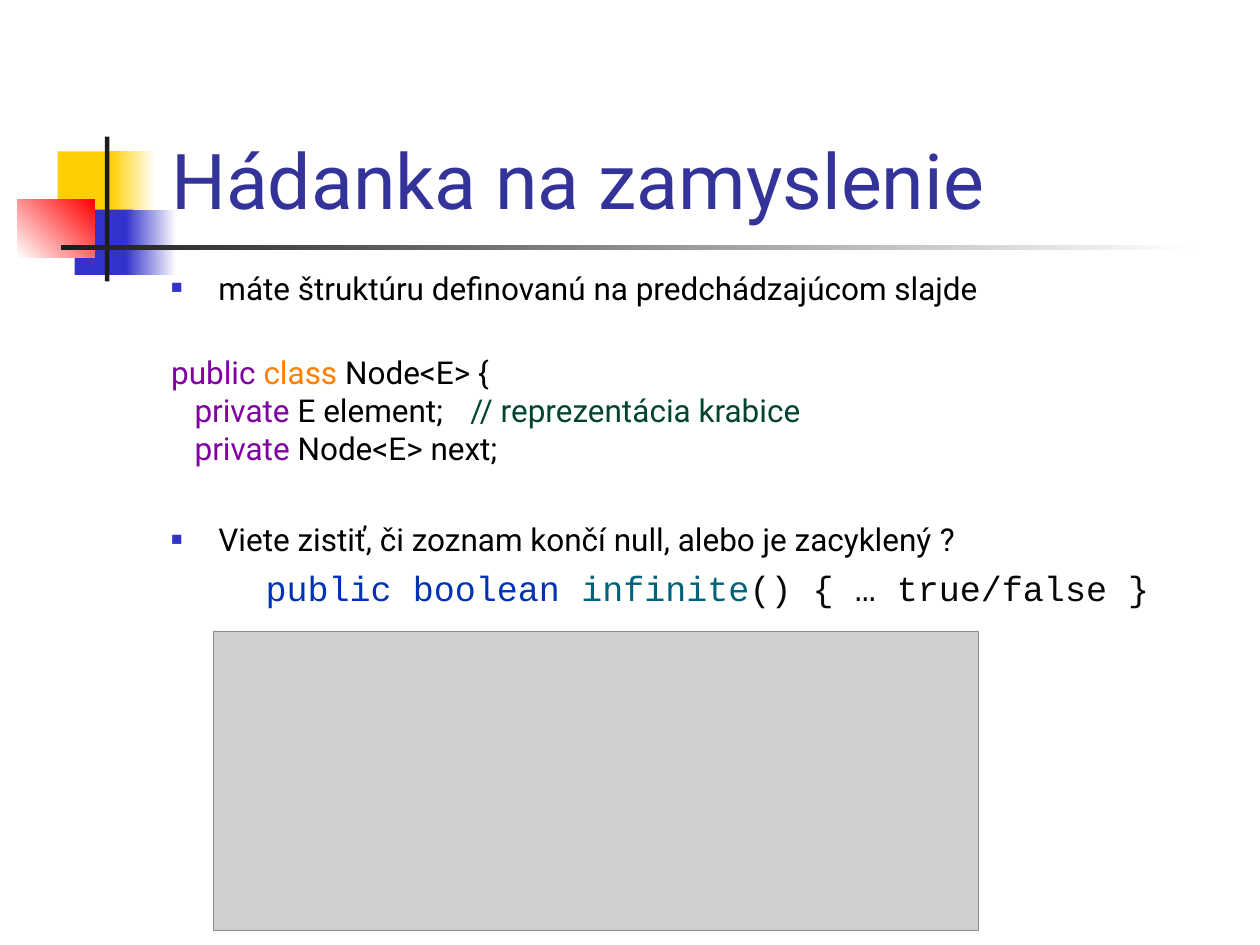
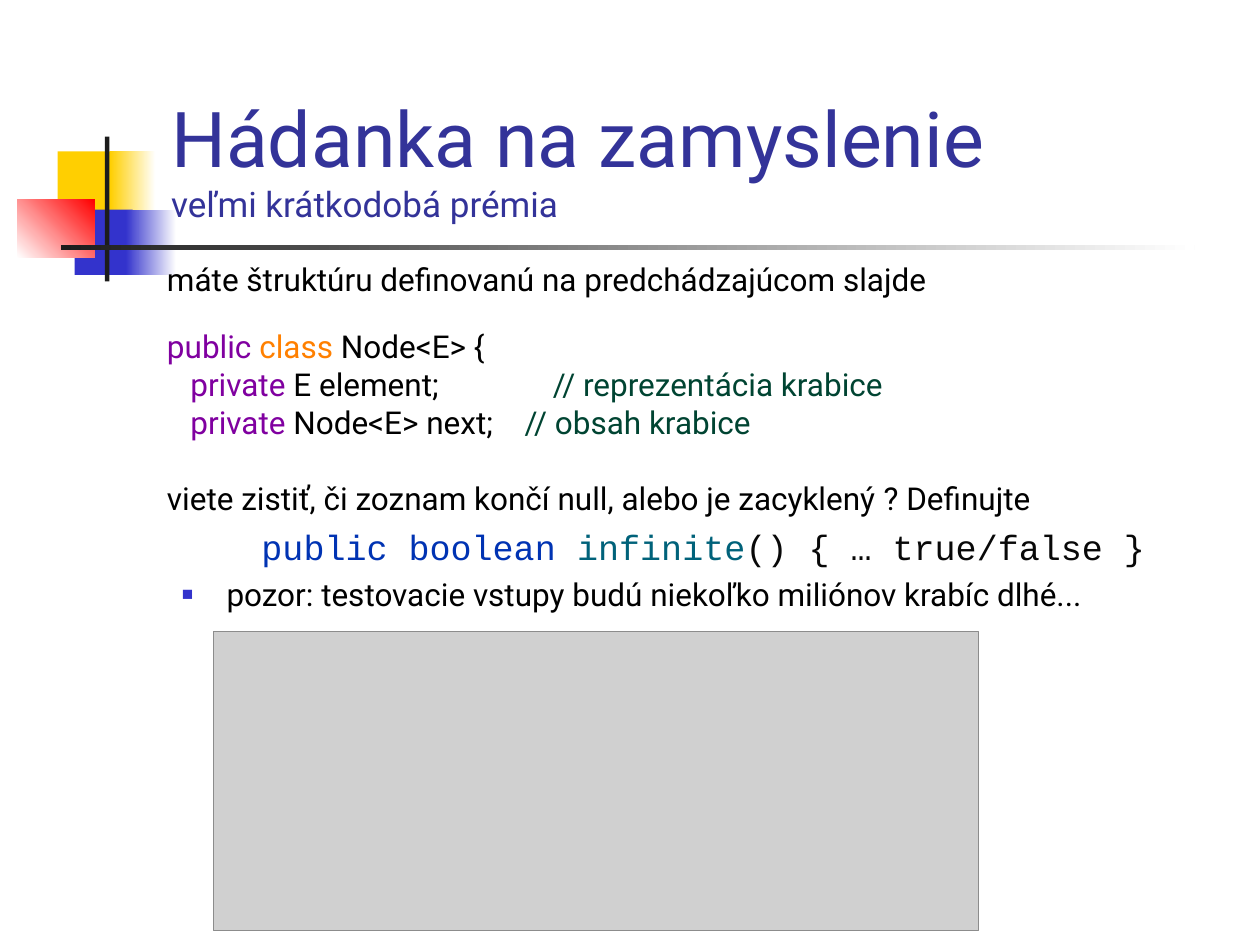
Before and after one commit to Programovanie4/Prednasky, a slide deck: slide 28 of 05/05_java.ppt. Drawn at 1260x945 pixels with LibreOffice and Linux fonts; fonts in the diff are those of the drawing; grey boxes stand for pictures. Boxes give left, top, right and bottom in pixels: in the first picture for what was removed or moved away, otherwise in the second. Text is boxed around its words. In the diff, an @@ line names an element or a change of style, - is before the commit and + after.

```diff
--- a/05/05_java.ppt
+++ b/05/05_java.ppt
@@ title at [171, 109, 984, 224]: text changed; size 44 to 20 pt @@
-Hádanka na zamyslenie
+Hádanka na zamyslenie
+veľmi krátkodobá prémia
@@ text "máte štruktúru definovanú na predchádzajúcom ...": place and size @@
-text "máte štruktúru definovanú na predchádzajúcom ..." at [171, 276, 1107, 609]
+text "máte štruktúru definovanú na predchádzajúcom ..." at [167, 267, 1103, 613]
@@ text at [167, 267, 1103, 568]: bullet ■ to none; indent changed @@
@@ text at [167, 410, 1030, 517]: text changed @@
-private Node<E> next;
-■ Viete zistiť, či zoznam končí null, alebo je zacyklený ?
+private Node<E> next; // obsah krabice
+viete zistiť, či zoznam končí null, alebo je zacyklený ? Definujte
@@ text at [227, 582, 1081, 613]: paragraph added @@
+■ pozor: testovacie vstupy budú niekoľko miliónov krabíc dlhé...
```
Also in this commit, not shown: 28 other slides changed, 1 slide added, 1 slide removed, 1 other file.
